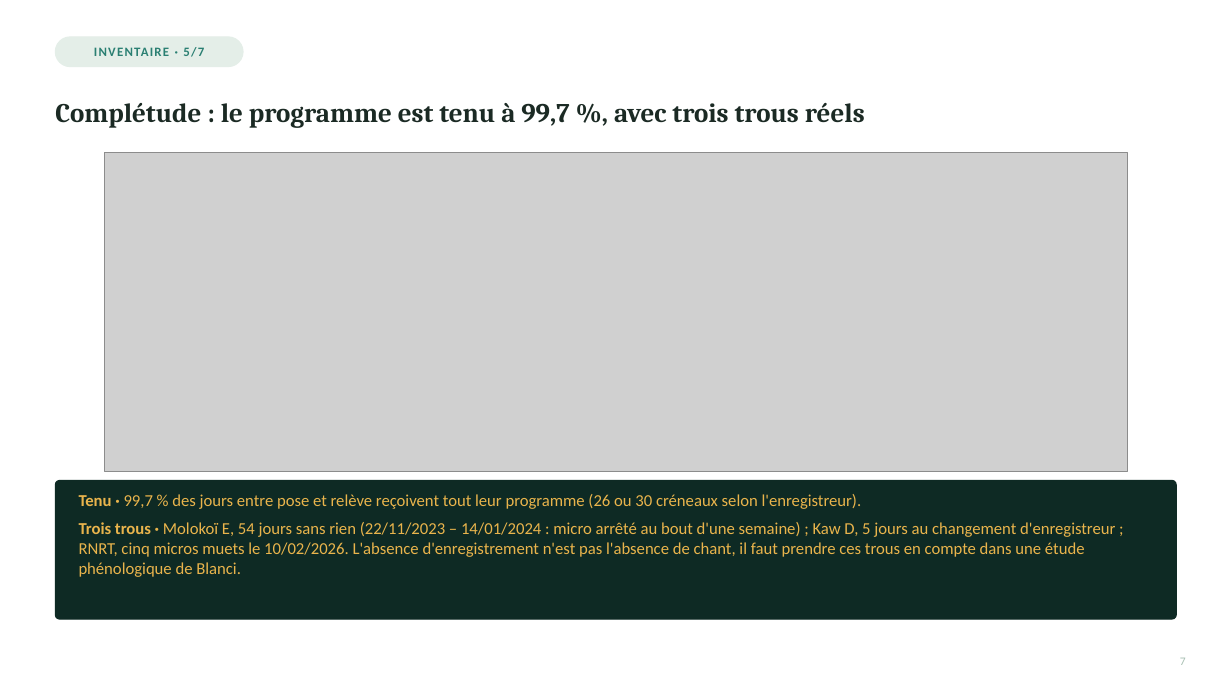
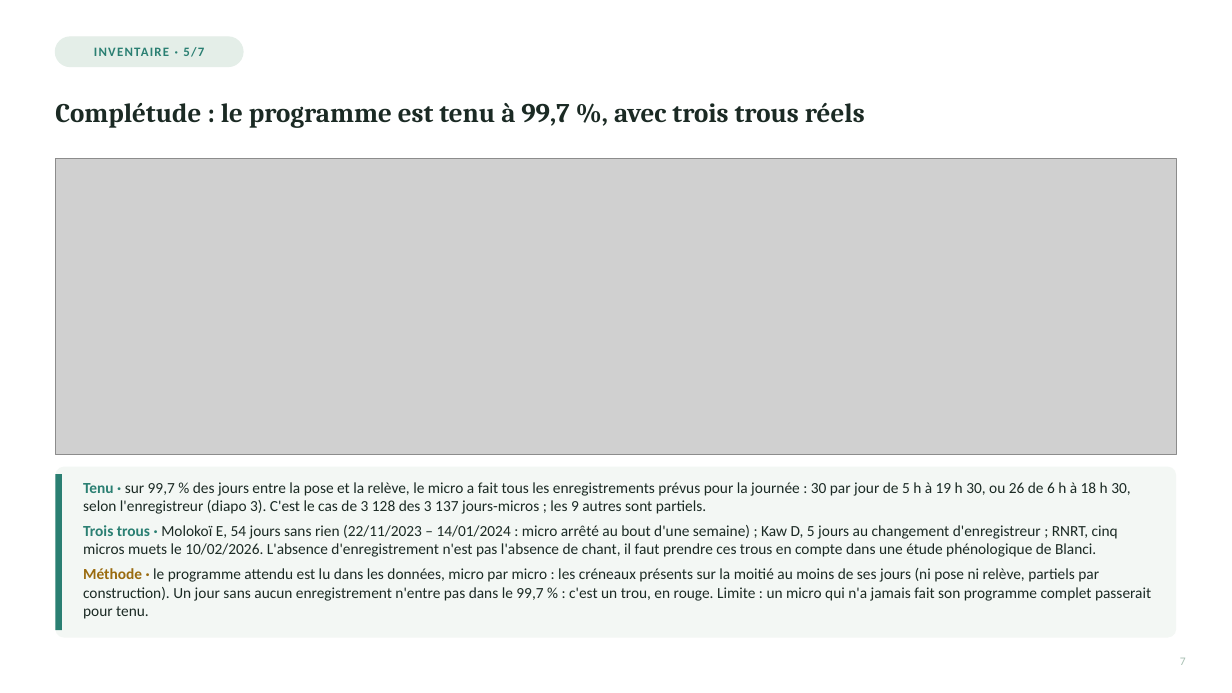
Before and after one commit to Rumble-Paw-Patrol/Grenouille, a slide deck: slide 2 of documentation/prez/presentation_4_paquets/presentation_4_inventaire_qc_v2_paquet_2_diapos_06-11.pptx. Drawn at 1232x693 pixels with LibreOffice and Linux fonts; fonts in the diff are those of the drawing; grey boxes stand for pictures. Boxes give left, top, right and bottom in pixels: in the first picture for what was removed or moved away, otherwise in the second. Text is boxed around its words. In the diff, an @@ line names an element or a change of style, - is before the commit and + after.

```diff
--- a/documentation/prez/presentation_4_paquets/presentation_4_inventaire_qc_v2_paquet_2_diapos_06-11.pptx
+++ b/documentation/prez/presentation_4_paquets/presentation_4_inventaire_qc_v2_paquet_2_diapos_06-11.pptx
@@ picture: place and size @@
-picture at [104,152,1128,471]
+picture at [55,159,1177,455]
@@ rounded rectangle: place and size @@
-rounded rectangle at [55,481,1177,619]
+rounded rectangle at [55,467,1177,638]
@@ rounded rectangle at [55,467,1177,638]: fill #0E2A24 to #F3F7F4; outline #0E2A24 1 pt to none; proportions changed @@
@@ rectangle added at [55,474,62,630], fill #2A7F72 @@
@@ text "Tenu · sur 99,7 % ...": place and size @@
-text "Tenu · sur 99,7 % ..." at [79,494,1115,577]
+text "Tenu · sur 99,7 % ..." at [83,482,1151,619]
@@ text at [83,482,1130,514]: text changed; size 13 to 12 pt; text colour #E9B44C to #1B2A24 @@
-Tenu · 99,7 % des jours entre pose et relève reçoivent tout leur programme (26 ou 30 créneaux selon l'enregistreur).
+Tenu · sur 99,7 % des jours entre la pose et la relève, le micro a fait tous les enregistrements prévus pour la journée : 30 par jour de 5 h à 19 h 30, ou 26 de 6 h à 18 h 30, selon l'enregistreur (diapo 3). C'est le cas de 3 128 des 3 137 jours-micros ; les 9 autres sont partiels.
@@ text at [83,525,1118,557]: size 13 to 12 pt in "Trois trous · Molokoï E, 54 jours ..."; text colour #E9B44C to #2A7F72 in "Trois trous ·"; text colour #E9B44C to #1B2A24 in "Molokoï E, 54 jours sans rien (22/11/2023 ..."; less space between paragraphs @@
@@ text at [83,568,1151,619]: paragraph added @@
+Méthode · le programme attendu est lu dans les données, micro par micro : les créneaux présents sur la moitié au moins de ses jours (ni pose ni relève, partiels par construction). Un jour sans aucun enregistrement n'entre pas dans le 99,7 % : c'est un trou, en rouge. Limite : un micro qui n'a jamais fait son programme complet passerait pour tenu.
```
Also in this commit, not shown: 5 other slides changed, 2 slides added, 14 other files.
